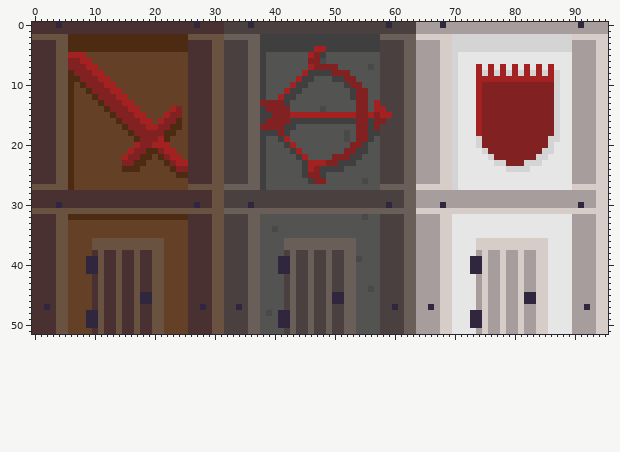
A sprite sheet gets an edit: kingslayer/resources/images/barracks_red.png. Above: the version before the commit.
The file is 96x52 pixels.
Once edited:
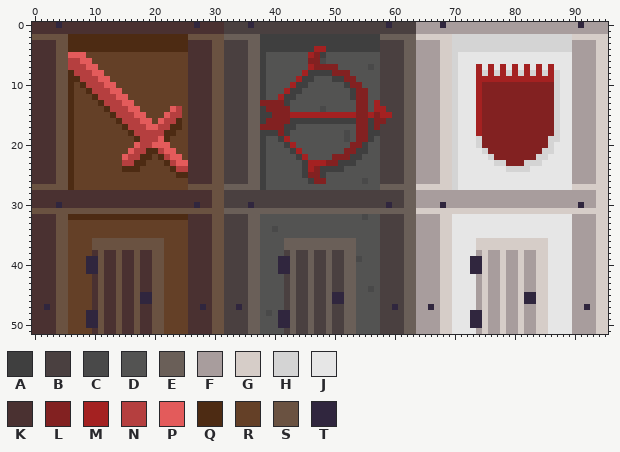
Palette (. is transparent): A #3f3f3f  B #4a4040  C #494949  D #535352  E #6a5f58  F #a89d9d  G #d6cdc8  H #d4d4d4  J #e6e6e6  K #4a3131  L #822121  M #a42121  N #b53f3f  P #e35b5b  Q #4d2b13  R #644027  S #6a5241  T #30263e
Diff:
y 5: x 6..8 MMM -> PPP
y 6: x 6..9 LLMM -> NNPP
y 7: x 6..10 LLLMM -> NNNPP
y 8: x 7..11 LLLMM -> NNNPP
y 9: x 8..12 LLLMM -> NNNPP
y 10: x 9..13 LLLMM -> NNNPP
y 11: x 10..14 LLLMM -> NNNPP
y 12: x 11..15 LLLMM -> NNNPP
y 13: x 12..16 LLLMM -> NNNPP
y 14: x 13..17 LLLMM -> NNNPP; x 23..24 ML -> PN
y 15: x 14..18 LLLMM -> NNNPP; x 22..24 MLL -> PNN
y 16: x 15..19 LLLMM -> NNNPP; x 21..23 MLL -> PNN
y 17: x 16..22 LLLMMLL -> NNNPPNN
y 18: x 17..21 LLLLL -> NNNNN
y 19: x 18..21 LLLM -> NNNP
y 20: x 17..22 MLLMMM -> PNNPPP
y 21: x 16..18 MLL -> PNN; x 21..23 LMM -> NPP
y 22: x 15..17 MLL -> PNN; x 22..24 LMM -> NPP
y 23: x 15..16 LL -> NN; x 23..25 LMM -> NPP
y 24: x 24..25 LL -> NN
